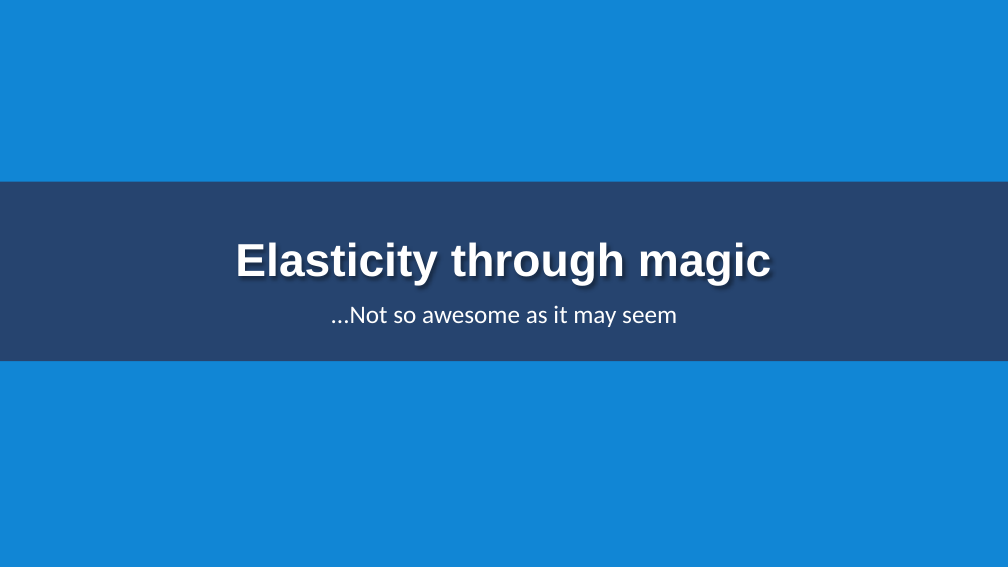
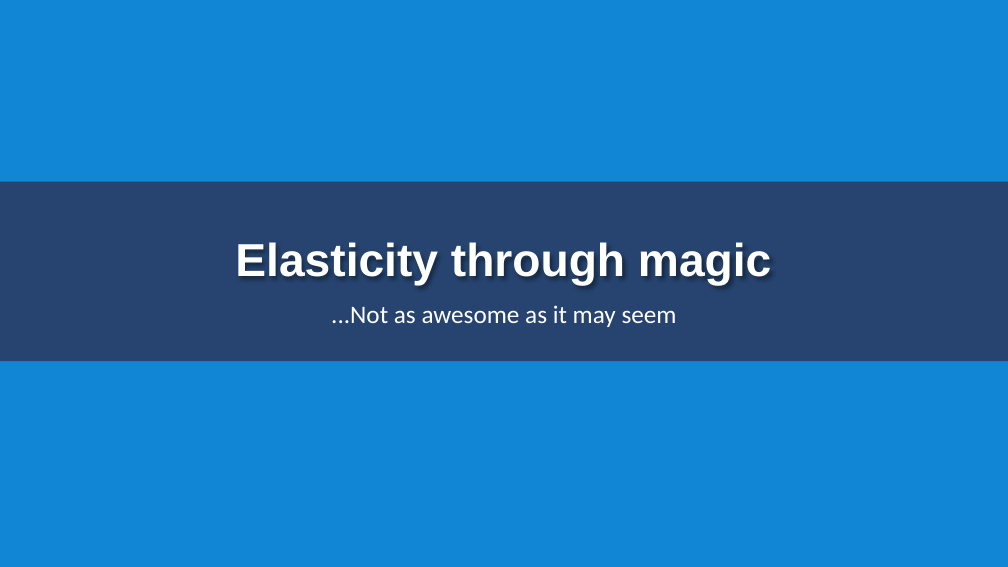
Before and after one commit to rogeralsing/Presentations, a slide deck: slide 8 of ClusterSoftware/clustersoftware.pptx (slide 11 before the commit). Drawn at 1008x567 pixels with LibreOffice and Linux fonts; fonts in the diff are those of the drawing. Boxes give left, top, right and bottom in pixels: in the first picture for what was removed or moved away, otherwise in the second. Text is boxed around its words. In the diff, an @@ line names an element or a change of style, - is before the commit and + after.

```diff
--- a/ClusterSoftware/clustersoftware.pptx
+++ b/ClusterSoftware/clustersoftware.pptx
@@ subtitle at box(331, 305, 677, 327): text changed @@
-...Not so awesome as it may seem
+...Not as awesome as it may seem
```
Also in this commit, not shown: 4 other slides changed, 6 slides added, 5 slides removed.
